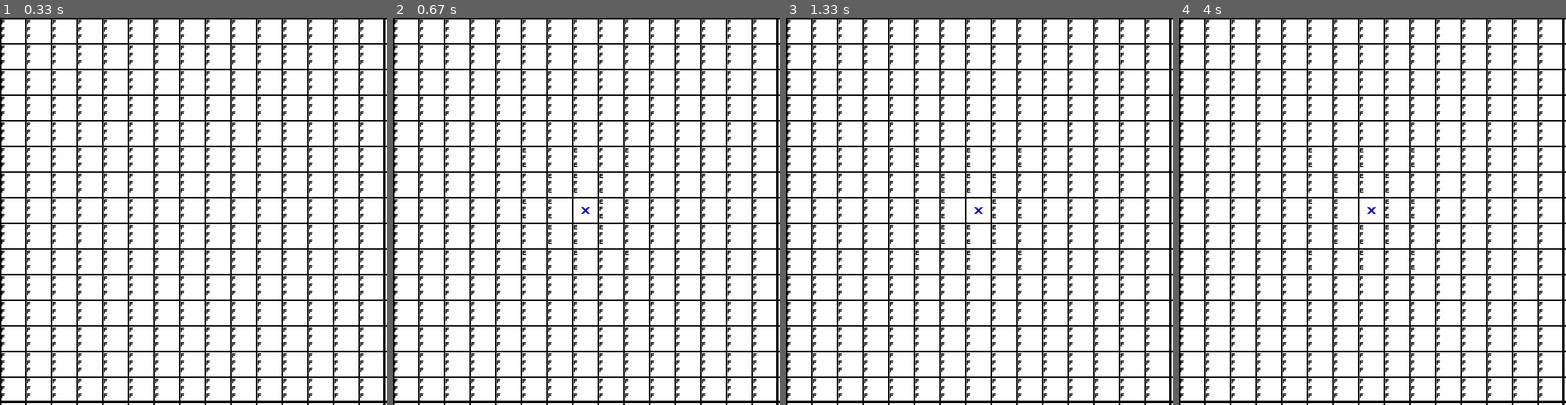
Above: before the commit, frames 1-4 (left to right).
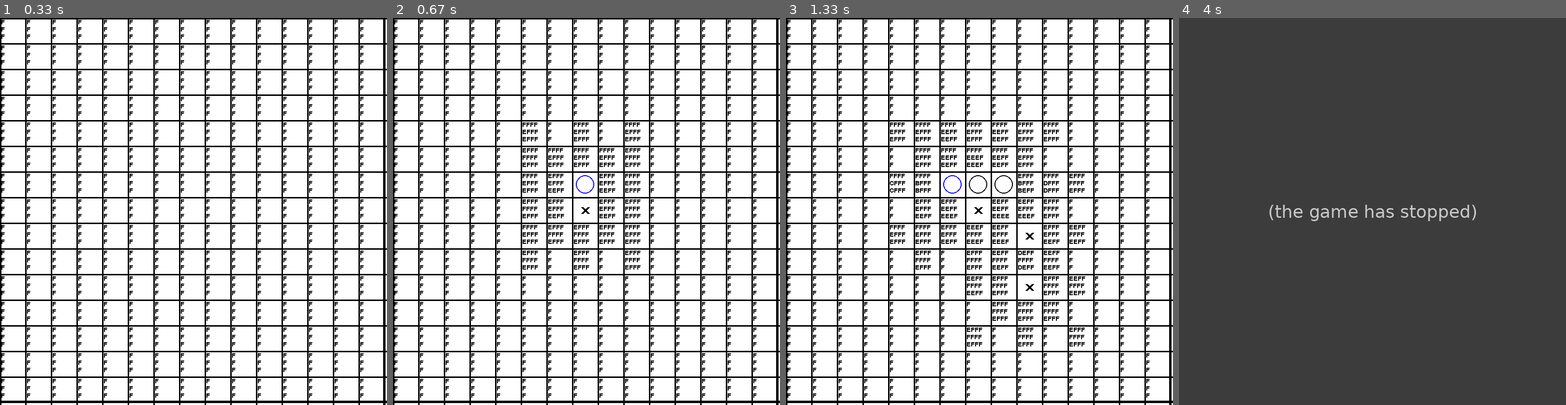
Above: after the commit, the same moments.

Repository: tugduong57/Co_Caro_CoBan
Game: pygame game, started from Main.py
Same seed, same stepped clock (60 frames per second), same inputs: the game is played once before the commit and once after it.
Inputs (mouse positions are in pixels of both pictures, inside the frame that each line leads up to):
- Up to frame 1 (0.33 s): no input
- Up to frame 2 (0.67 s): click (586, 211) at 0.38 s
- Up to frame 3 (1.33 s): click (1018, 296) at 0.72 s; click (1025, 246) at 1.05 s
- Up to frame 4 (4 s): click (1279, 134) at 1.38 s; click (1519, 358) at 1.72 s; hold Down from 3.9 s (still down)

Frame 1 is identical in both runs. In frame 2, 1.4% of the frame differs, in the area x 33-64%, y 27-65%; in frame 3, 2.8%; in frame 4, 100%, in the area x 0-100%, y 0-100%.
Error after the commit: KeyError: '01111111X00' (Main.py line 137); the game stopped at 3.9 s (later frames are placeholders)

Commit message:
Mini-max chưa có tác dụng gìi, và rất chậm

Diff:
--- a/Main.py
+++ b/Main.py
@@ -22,8 +22,8 @@
     if value in T:
         if (x,y) in T[value]:
             T[value].remove((x, y))
-    if T[value] == []:
-        T.pop(value)
+        if T[value] == []:
+            T.pop(value)
 
 def Update_Pre(x, y, turn):
     global pre;
@@ -120,12 +120,11 @@
     elif pre[2] == "O":
         pygame.draw.circle(screen, Pre_COLOR, (col * SQUARE_SIZE + SQUARE_SIZE // 2, row * SQUARE_SIZE + SQUARE_SIZE // 2), SQUARE_SIZE // 2 - 7, 2)
 
-def Update_Score(turn, x, y,dx, dy):
-    global player, AI, ScorePlayer, ScoreAI, ScoreTong, T_Tong, T_player, T_Ai, MapPlayer, MapAI;
+def Update_Score(banco, Map, turn, x, y,dx, dy, ScorePlayer, ScoreAI, ScoreTong, T_player, T_Ai,  T_Tong):
     if turn == player:
-        matrix = ScorePlayer; T_matrix = T_player; Map = MapPlayer
+        matrix = ScorePlayer; T_matrix = T_player
     else: # turn == AI
-        matrix = ScoreAI; T_matrix = T_Ai; Map = MapAI
+        matrix = ScoreAI; T_matrix = T_Ai
 
     if (dx, dy) in [ (1, 0), (1, -1), (0, -1), (-1, -1) ]:
         xau = Map[x][y][Direc[(dx, dy)]] + "X" + Map[x][y][Direc[(-dx, -dy)]]
@@ -144,23 +143,23 @@
 
     oldScore = matrix[x][y]
     m = [Map[x][y][9],Map[x][y][10],Map[x][y][11],Map[x][y][12]]; m.sort();
-    if m[0] == "A":
-        e = "A"
-    elif m[0] == "B" or (m[0] == "C" and m[1] == "C"):
-        e = "B"
-    else:
-        e = m[0]
+    if m[0] == m[1] == "C":
+        m[0] = "B"
+    elif m[0] == m[1] == "D":
+        m[0] = "C"
 
     # else:
     #     m = m[0]
-    Map[x][y][0] = e
+    Map[x][y][0] = "".join(m)
     newScore = Map[x][y][0];
     RemoveT(T_matrix, matrix[x][y], x, y); matrix[x][y] = newScore; AddT(T_matrix, matrix[x][y], x, y)
     RemoveT(T_Tong, ScoreTong[x][y], x, y);
-    ScoreTong[x][y] = min(ScorePlayer[x][y], ScoreAI[x][y])
+    # ScoreTong[x][y] = min(ScorePlayer[x][y], ScoreAI[x][y])
+    tong = ScorePlayer[x][y] + ScoreAI[x][y]; tong = list(tong); tong.sort()
+    ScoreTong[x][y] = "".join(tong[:4])
     AddT(T_Tong, ScoreTong[x][y], x, y);
 
-def Update_Map(turn, x, y, dx, dy):
+def Update_Map(banco, Map, turn, x, y, dx, dy, ScorePlayer, ScoreAI, ScoreTong, T_player, T_Ai,  T_Tong):
     canhke = []; global Direc;
     trang = 1; i = 1
     while True:
@@ -187,18 +186,14 @@
             canhke.append("-1");
             break
         i += 1
-    if turn == player:
-        Map = MapPlayer
-    else: # turn == AI
-        Map = MapAI
 
     if (dx, dy) in [ (1, 0), (1, -1), (0, -1), (-1, -1) ]:
         Map[x][y][Direc[(dx, dy)]] = "".join(canhke[::-1])
     elif (dx, dy) in [ (-1, 0),(-1, 1),  (0, 1), ( 1, 1 ) ]:
         Map[x][y][Direc[(dx, dy)]] = "".join(canhke)
-    Update_Score(turn,x,y,dx,dy)
-
-def SCAN(turn, x, y):
+    Update_Score(banco, Map, turn,x,y,dx,dy, ScorePlayer, ScoreAI, ScoreTong, T_player, T_Ai,  T_Tong)
+
+def SCAN(banco, Map, turn, x, y, ScorePlayer, ScoreAI, ScoreTong, T_player, T_Ai,  T_Tong):
     global directions;
     for dx, dy in directions:
         h = []; trang = 1; i = 1
@@ -211,7 +206,7 @@
                         trang = 0
                 if giatri == ".":
                     trang -= 1;
-                    Update_Map(turn, new_x, new_y, -dx, -dy)
+                    Update_Map(banco, Map, turn, new_x, new_y, -dx, -dy, ScorePlayer, ScoreAI, ScoreTong, T_player, T_Ai,  T_Tong)
                     if trang == -1:
                         break
                 if giatri != turn and giatri != ".":
@@ -220,30 +215,166 @@
                 break
             i += 1
 
+def UuTien_move(T_Ai, T_player):
+    c = ""; d = ""
+    for a in T_Ai:
+        if a[0] == "A":        # Thắng "ngay" được THÌ thắng luôn
+            return T_Ai[a][0]
+        if a[0] == "B":
+            c = a
+    # Nếu không thắng được luôn:
+    for b in T_player:
+        if b[0] == "A":        # Chặn nước thắng "ngay" của player
+            return T_player[b][0]
+    # Nếu đối thủ không thắng ngay được:
+    if c != "":                # Tạo nước thắng "ở lượt sau" được thì tạo luôn
+        return T_Ai[c][0]
+    # # Nếu không tạo được:
+    # if d != "":                # Chặn nước thắng "ở lượt sau" của player
+    #     return T_player[d][0]
+    return (-1, -1)
+
+def minimax(Board, isAI, depth, Score_Player, Score_AI, Score_Tong, Tplayer, TAi, TTong, Map_Player, Map_AI, x, y):
+    if depth == 0:
+        return 0
+
+    if isAI:
+        N_o = 5
+        list_Best = []
+        T = list(TTong.keys())
+        T.sort()
+        for i in T:
+            if i[0] == "A" or i[0] == "B":
+                list_Best = TTong[i]
+                break
+            list_Best += TTong[i]
+            if len(list_Best) > N_o:
+                break
+        list_Best = list_Best[:N_o]
+
+        maxVal = float('-inf');
+        for (x, y) in list_Best:
+            Board[x][y] = AI;
+            if checkWin.checkWin(Board, AI, x+1, y+1, nxn, NumberToWin) == "Win":
+                Val = 1000000
+                Board[x][y] = "."
+                maxVal = max(Val, maxVal)
+                continue
+
+            Board1 = Board.copy();
+            Score_Player1 = copy.deepcopy(Score_Player); Score_AI1 = copy.deepcopy(Score_AI); Score_Tong1 = copy.deepcopy(Score_Tong)
+            Tplayer1 = copy.deepcopy(Tplayer); TAi1 = copy.deepcopy(TAi); TTong1 = copy.deepcopy(TTong);
+            Map_Player1 = copy.deepcopy(Map_Player); Map_AI1 = copy.deepcopy(Map_AI);
+
+            RemoveT(Tplayer1, Score_Player1[x][y], x, y); RemoveT(TAi1, Score_AI1[x][y], x, y)
+            RemoveT(TTong1, Score_Tong1[x][y], x, y)
+
+            SCAN(Board1, Map_Player1, player, x, y, Score_Player1, Score_AI1, Score_Tong1, Tplayer1, TAi1,  TTong1);
+            SCAN(Board1, Map_AI1, AI, x, y, Score_Player1, Score_AI1, Score_Tong1, Tplayer1, TAi1,  TTong1);
+
+            Val = minimax(Board1, False, depth-1, Score_Player1, Score_AI1, Score_Tong1, Tplayer1, TAi1, TTong1, Map_Player1, Map_AI1, x, y)
+
+            Board[x][y] = "."
+
+            maxVal = max(Val, maxVal)
+
+        return maxVal
+
+    else:
+        N_o = 5
+        list_Best = []
+        T = list(TTong.keys())
+        T.sort()
+        for i in T:
+            if i[0] == "A" or i[0] == "B":
+                list_Best = TTong[i]
+                break
+            list_Best += TTong[i]
+            if len(list_Best) > N_o:
+                break
+        list_Best = list_Best[:N_o]
+        minVal = float('inf');
+        for (x, y) in list_Best:
+            Board[x][y] = player;
+            if checkWin.checkWin(Board, player, x+1, y+1, nxn, NumberToWin) == "Win":
+                Val = -1000000
+                Board[x][y] = "."
+                minVal = min(Val, minVal)
+                continue
+
+            Board1 = Board.copy();
+            Score_Player1 = copy.deepcopy(Score_Player); Score_AI1 = copy.deepcopy(Score_AI); Score_Tong1 = copy.deepcopy(Score_Tong)
+            Tplayer1 = copy.deepcopy(Tplayer); TAi1 = copy.deepcopy(TAi); TTong1 = copy.deepcopy(TTong);
+            Map_Player1 = copy.deepcopy(Map_Player); Map_AI1 = copy.deepcopy(Map_AI);
+
+            RemoveT(Tplayer1, Score_Player1[x][y], x, y); RemoveT(TAi1, Score_AI1[x][y], x, y)
+            RemoveT(TTong1, Score_Tong1[x][y], x, y)
+
+            SCAN(Board1, Map_Player1, player, x, y, Score_Player1, Score_AI1, Score_Tong1, Tplayer1, TAi1,  TTong1);
+            SCAN(Board1, Map_AI1, AI, x, y, Score_Player1, Score_AI1, Score_Tong1, Tplayer1, TAi1,  TTong1);
+
+            Val = minimax(Board1, True, depth-1, Score_Player1, Score_AI1, Score_Tong1, Tplayer1, TAi1, TTong1, Map_Player1, Map_AI1, x, y)
+
+            Board[x][y] = "."
+
+            minVal = min(Val, minVal)
+
+        return minVal
+
+
+import copy
+
 def AI_move():
-    # (x, y) = AI_move()
-    global ScorePlayer, ScoreAI, T_Ai, T_player, T_Tong, banco
-    print(T_Ai)
-    if "A" in T_Ai:                     # Thắng "ngay" được thắng luôn
-        return T_Ai["A"][0]
-    else:                               # Nếu không thắng được luôn:
-        if "A" in T_player:                 # Chặn nước thắng "ngay" của player
-            return T_player["A"][0]
-        else:                               # Nếu đối thủ không thắng ngay được:
-            if "B" in T_Ai:                     # Tạo nước thắng "ở lượt sau" được thì tạo luôn
-                return T_Ai["B"][0]
-            else:                               # Nếu không tạo được:
-                if "B" in T_player:                 # Chặn nước thắng "ở lượt sau" của player
-                    return T_player["B"][0]
-    # Trường hợp không còn "A" và "B" ở cả 2
-    # -> T_Ai và T_player còn "C" "D" "E" "F"
-    # Nước "C" "D" "E" nào là tốt nhất?? nước tạo ra A và B ??
-    return T_Tong[min(T_Tong.keys())][0]
+    (x, y) = UuTien_move(T_Ai, T_player)
+    if (x, y) != (-1, -1):
+        return (x, y)
+
+    # Score_Player, Score_AI, Score_Tong, Tplayer, TAi, T_Tong, Map_Player, Map_AI
+
+    N_o = 5
+    list_Best = []
+    T = list(T_Tong.keys())
+    T.sort()
+    for i in T:
+        if i[0] == "B":
+            list_Best = T_Tong[i]
+            break
+        list_Best += T_Tong[i]
+        if len(list_Best) > N_o:
+            break
+    list_Best = list_Best[:N_o]
+    bestVal = float('-inf');
+    bestRow = -1; bestCol = -1
+    for (x, y) in list_Best:
+        banco[x][y] = AI;
+
+        Board = banco.copy();
+        Score_Player = copy.deepcopy(ScorePlayer); Score_AI = copy.deepcopy(ScoreAI); Score_Tong = copy.deepcopy(ScoreTong)
+        # Score_Player = ScorePlayer.copy(); Score_AI = ScoreAI.copy(); Score_Tong = ScoreTong.copy()
+        Tplayer = copy.deepcopy(T_player); TAi = copy.deepcopy(T_Ai); TTong = copy.deepcopy(T_Tong);
+        Map_Player = copy.deepcopy(MapPlayer); Map_AI = copy.deepcopy(MapAI);
+
+        RemoveT(Tplayer, Score_Player[x][y], x, y); RemoveT(TAi, Score_AI[x][y], x, y)
+        RemoveT(TTong, Score_Tong[x][y], x, y)
+
+        SCAN(Board, Map_Player, player, x, y, Score_Player, Score_AI, Score_Tong, Tplayer, TAi,  TTong);
+        SCAN(Board, Map_AI, AI, x, y, Score_Player, Score_AI, Score_Tong, Tplayer, TAi,  TTong);
+
+        moveVal = minimax(Board, False, 2, Score_Player, Score_AI, Score_Tong, Tplayer, TAi, TTong, Map_Player, Map_AI, x, y)
+        print(x, y, moveVal, "####################################")
+        banco[x][y] = "."
+
+        if moveVal > bestVal:
+            bestRow = x; bestCol = y
+            bestVal = moveVal
+
+    return (bestRow, bestCol)
+
 
 def game_loop():
     global AI, player;
-    global ScorePlayer, ScoreAI, T_Ai, T_player, banco, game_over, turn, LuotAI;
-
+    global ScorePlayer, ScoreAI, ScoreTong, T_Ai, T_player, T_Tong, banco, game_over, turn, LuotAI;
+    global MapPlayer, MapAI;
     while True:
         draw_board(); draw_XO(banco); draw_numbers()
         for event in pygame.event.get():
@@ -262,8 +393,8 @@
                         if checkWin.checkWin(banco, player, row+1, col+1, nxn, NumberToWin) == "Win":
                             game_over = True;
                             break
-                        SCAN(player, row, col);
-                        SCAN(AI, row, col);
+                        SCAN(banco, MapPlayer, player, row, col, ScorePlayer, ScoreAI, ScoreTong, T_player, T_Ai,  T_Tong);
+                        SCAN(banco, MapAI, AI, row, col, ScorePlayer, ScoreAI, ScoreTong, T_player, T_Ai,  T_Tong);
                         LuotAI = True
             if event.type == pygame.MOUSEBUTTONDOWN:
                 if event.button == 3:
@@ -277,21 +408,23 @@
                             xau = MapPlayer[x][y][Direc[(-dx, -dy)]] +  "X" + MapPlayer[x][y][Direc[(dx, dy)]]
                         print(xau, flush=True)
                     print()
-            if event.type == KEYDOWN and LuotAI:
+            if LuotAI:
+                draw_board(); draw_XO(banco); draw_numbers()
+                # if (event.key == K_SPACE):
+                (x, y) = AI_move()
+                banco[x][y] = AI; Update_Pre(x, y, AI)
+                # draw_board();
+                RemoveT(T_player, ScorePlayer[x][y], x, y); RemoveT(T_Ai, ScoreAI[x][y], x, y)
+                RemoveT(T_Tong, ScoreTong[x][y], x, y)
+                ScorePlayer[x][y] = "-1"; ScoreAI[x][y] = "-1"; ScoreTong[x][y] = "-1"
+                if checkWin.checkWin(banco, AI, x+1, y+1, nxn, NumberToWin) == "Win":
+                    game_over = True; turn = AI;
+                    break
+                SCAN(banco, MapPlayer, player, x, y, ScorePlayer, ScoreAI, ScoreTong, T_player, T_Ai,  T_Tong);
+                SCAN(banco, MapAI, AI, x, y, ScorePlayer, ScoreAI, ScoreTong, T_player, T_Ai,  T_Tong);
+
                 LuotAI = False;
-                if (event.key == K_SPACE):
-                    #(x, y) = T_Tong[min(T_Tong.keys())][0]
-                    (x, y) = AI_move()
-                    banco[x][y] = AI; Update_Pre(x, y, AI)
-                    draw_board();
-                    RemoveT(T_player, ScorePlayer[x][y], x, y); RemoveT(T_Ai, ScoreAI[x][y], x, y)
-                    RemoveT(T_Tong, ScoreTong[x][y], x, y)
-                    ScorePlayer[x][y] = "-1"; ScoreAI[x][y] = "-1"; ScoreTong[x][y] = "-1"
-                    if checkWin.checkWin(banco, AI, x+1, y+1, nxn, NumberToWin) == "Win":
-                        game_over = True; turn = AI;
-                        break
-                    SCAN(player, x, y);
-                    SCAN(AI, x, y);
+
             if event.type == KEYDOWN:
                 if (event.key == K_r):
                     Init()
